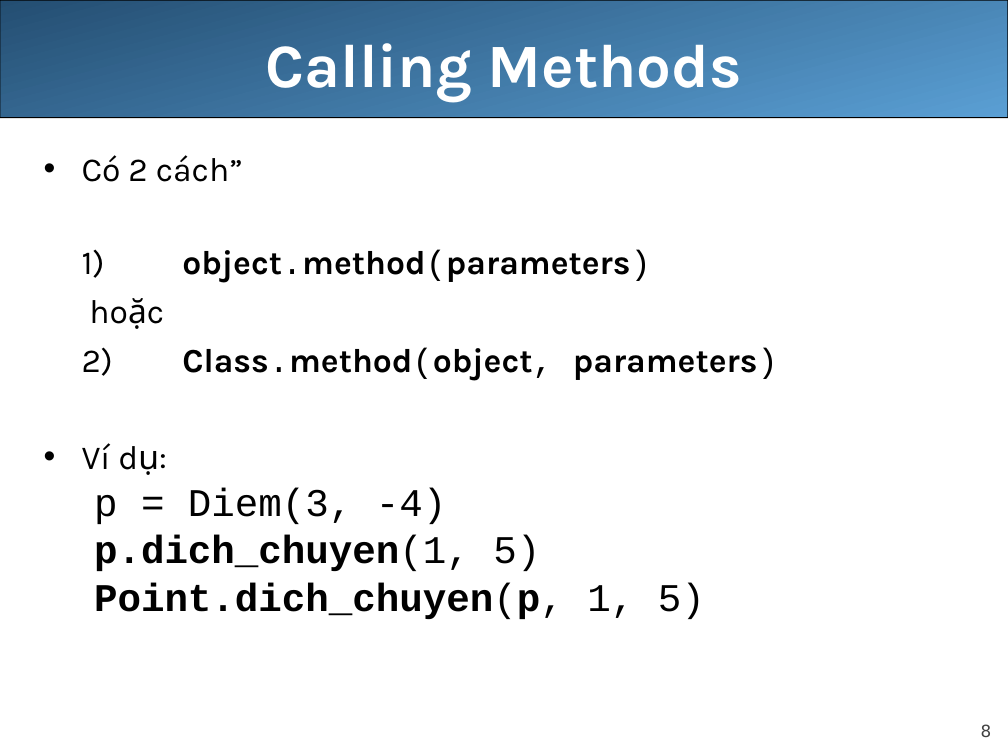
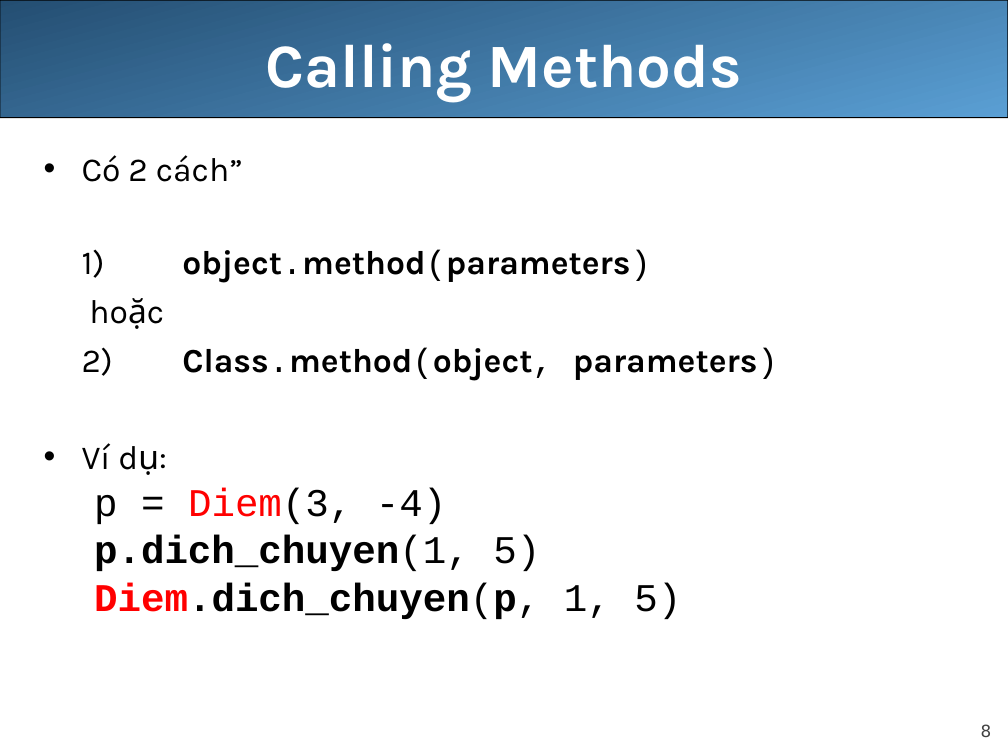
Before and after one commit to nhatngheeducation/python17032021, a slide deck: slide 8 of Python_08_OOP.ppt. Drawn at 1008x756 pixels with LibreOffice and Linux fonts; fonts in the diff are those of the drawing; background and template pictures are left out. Boxes give left, top, right and bottom in pixels: in the first picture for what was removed or moved away, otherwise in the second. Text is boxed around its words. In the diff, an @@ line names an element or a change of style, - is before the commit and + after.

```diff
--- a/Python_08_OOP.ppt
+++ b/Python_08_OOP.ppt
@@ text at [94,488,446,524]: text colour #000000 to #FF0000 in "Diem(3," @@
@@ text at [94,583,681,619]: text changed @@
-  Point.dich_chuyen(p, 1, 5)
+  Diem.dich_chuyen(p, 1, 5)
```
Also in this commit, not shown: 4 other slides changed, 8 other files.
